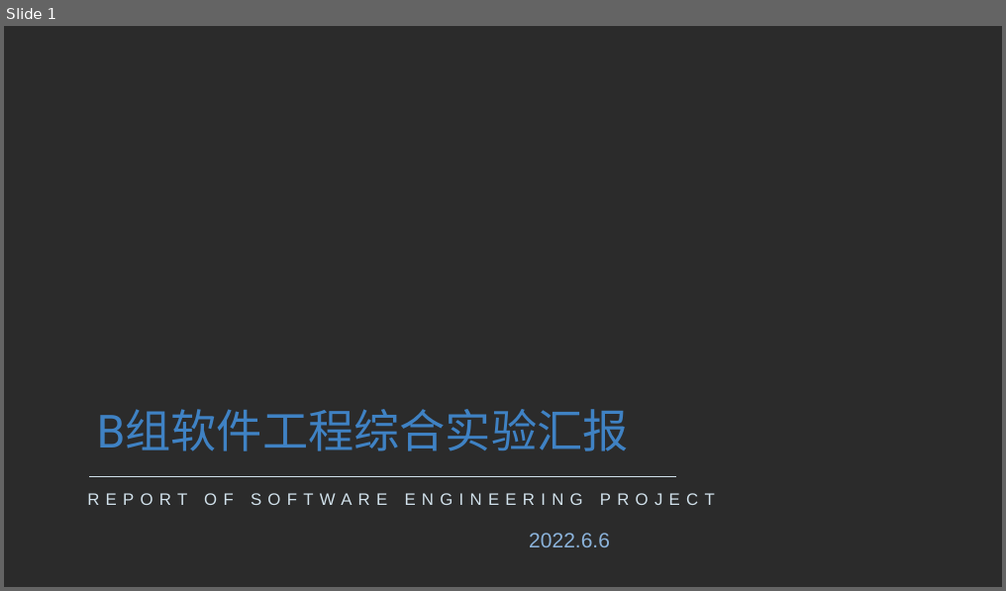
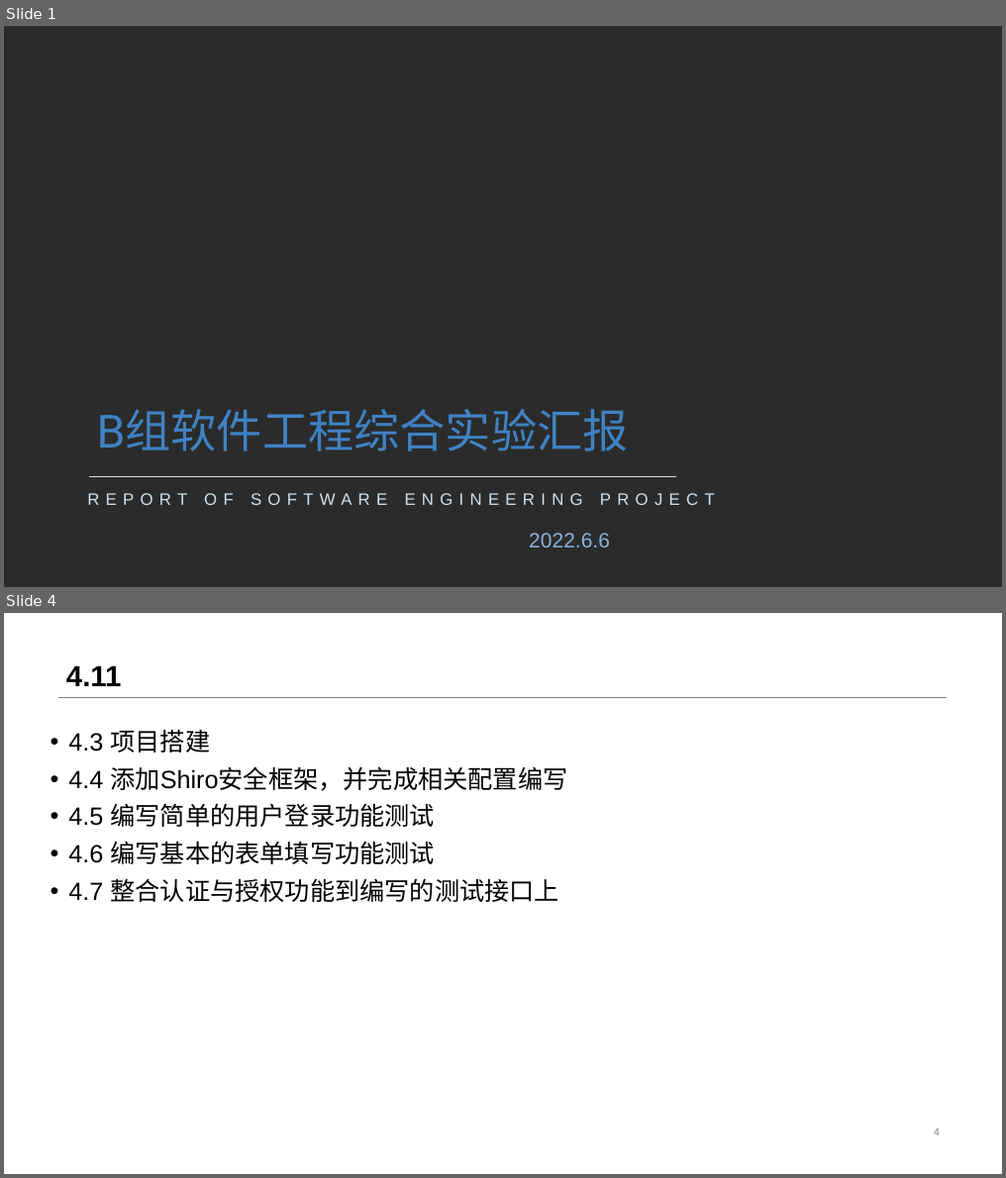
Before and after one commit to NJU610/NJUTesting, a slide deck: 文档/汇报ppt/6.6汇报.pptx. Shown one above the other, each under a label of ours: slide 1 before the commit, slides 1 and 4 after it; the slides between them are not shown. The pictures are 1006x591 and 1006x1178 pixels, drawn with LibreOffice and Linux fonts; fonts in the diff are those of the drawing; background and template pictures are left out; a plain dark background stands for a picture behind light text. Boxes give left, top, right and bottom in pixels: in the first picture for what was removed or moved away, otherwise in the second. Text is boxed around its words. In the diff, an @@ line names an element or a change of style, - is before the commit and + after.

```diff
--- a/文档/汇报ppt/6.6汇报.pptx
+++ b/文档/汇报ppt/6.6汇报.pptx
@@ slide 4 added at bbox=[4, 613, 1002, 1174], background #FFFFFF @@
@@ title added at bbox=[66, 665, 122, 686], 28 pt, text #000000, bold @@
+4.11
@@ line added from (58, 697) to (947, 697), #808080 0.25 pt @@
@@ text added at bbox=[68, 729, 567, 902], 24 pt, text #000000 @@
+• 4.3 项目搭建
+• 4.4 添加Shiro安全框架，并完成相关配置编写
+• 4.5 编写简单的用户登录功能测试
+• 4.6 编写基本的表单填写功能测试
+• 4.7 整合认证与授权功能到编写的测试接口上
@@ page number added at bbox=[934, 1129, 940, 1136], 10 pt, text #808080 @@
+4
```
Also in this commit, not shown: 9 slides changed, 6 other slides added, 7 slides removed.
